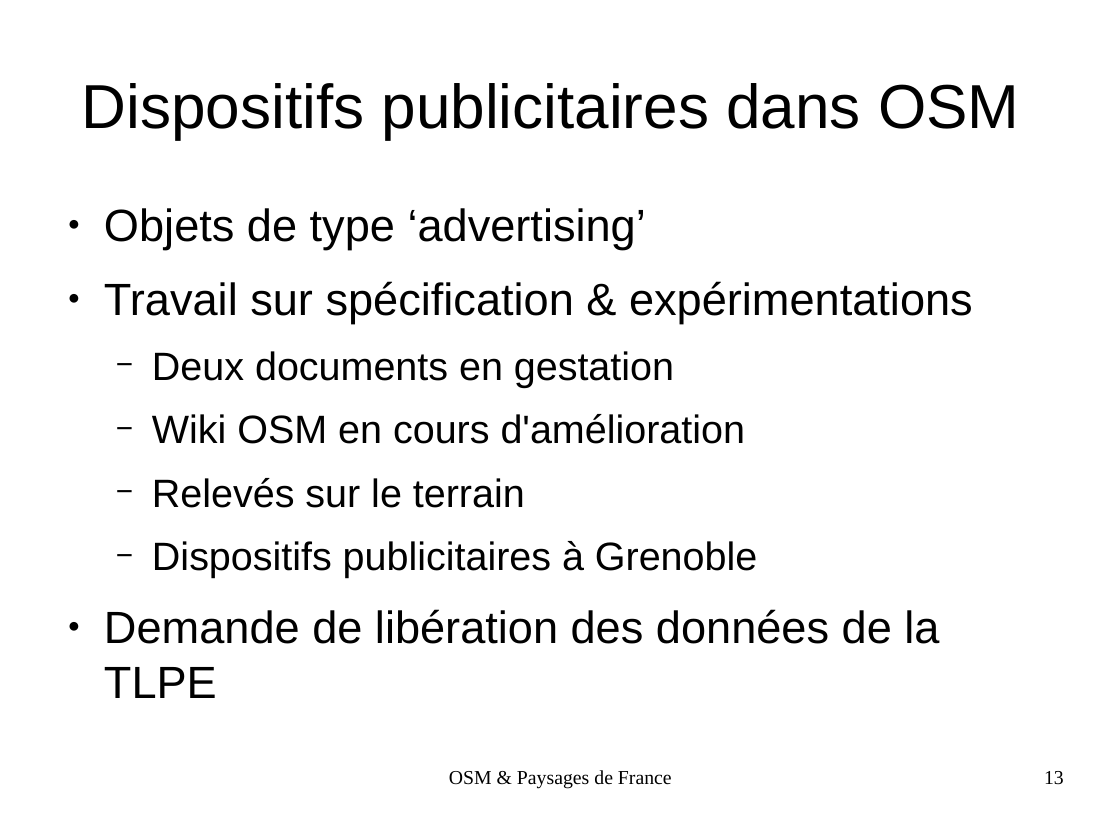
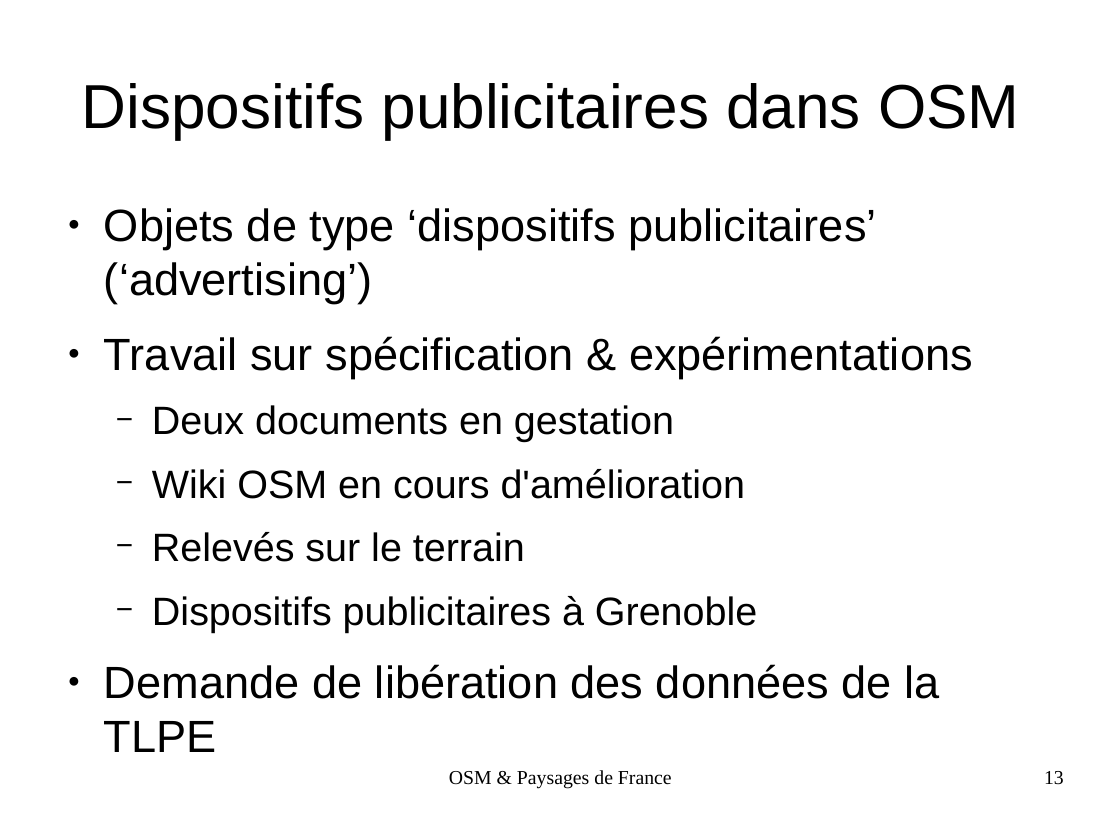
Before and after one commit to pdfext/pdfext.github.io, a slide deck: slide 13 of OSM/advertising/doc/OSM_PdF_EIVP.odp. Drawn at 1120x840 pixels with LibreOffice and Linux fonts; fonts in the diff are those of the drawing. Boxes give left, top, right and bottom in pixels: in the first picture for what was removed or moved away, otherwise in the second. Text is boxed around its words. In the diff, an @@ line names an element or a change of style, - is before the commit and + after.

```diff
--- a/OSM/advertising/doc/OSM_PdF_EIVP.odp
+++ b/OSM/advertising/doc/OSM_PdF_EIVP.odp
@@ text at [104, 208, 876, 304]: text changed @@
-● Objets de type ‘advertising’
+● Objets de type ‘dispositifs publicitaires’ (‘advertising’)
```
Also in this commit, not shown: 1 other slide changed.
